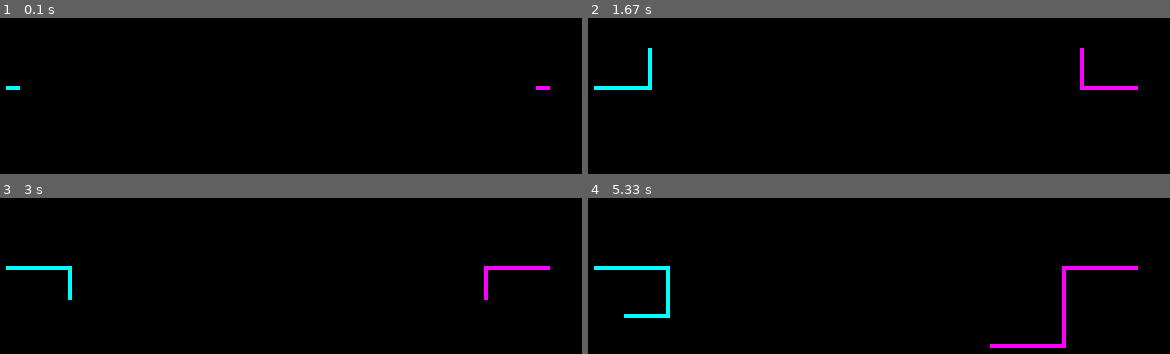
Above: before the commit, frames 1-4 (two rows, left to right).
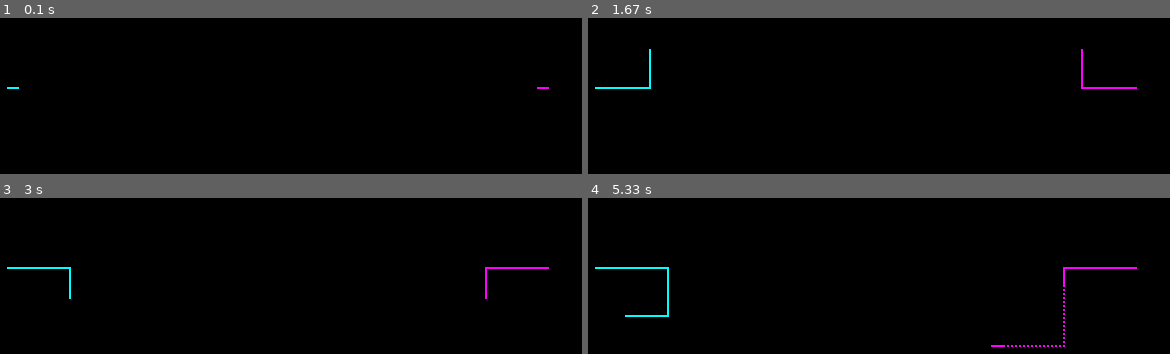
Above: after the commit, the same moments.

Repository: stanley-godfrey/Tron-Pygame
Game: pygame game, started from Tron.py
Same seed, same stepped clock (60 frames per second), same inputs: the game is played once before the commit and once after it.
Inputs:
- Up to frame 1 (0.1 s): no input
- Up to frame 2 (1.67 s): hold W 0.33-0.8 s; hold Right 0.33-0.8 s; hold Right 0.83-1.3 s; hold D 0.83-1.3 s; hold Up 1.33-1.63 s; hold W 1.33-1.63 s
- Up to frame 3 (3 s): hold Right 1.67-2.13 s; hold D 1.67-2.13 s; tap Right Shift at 1.82 s; hold Left 2.17-2.7 s; hold A 2.17-2.7 s; hold Down from 2.73 s (still down); hold S from 2.73 s (still down)
- Up to frame 4 (5.33 s): release Down at 3.03 s; release S at 3.03 s; hold Left 3.07-3.47 s; hold A 3.07-3.47 s; tap Right Shift at 3.22, 4.72 s; hold Up 3.5-3.87 s; hold W 3.5-3.87 s; hold Right 3.9-4.53 s; hold D 3.9-4.53 s; hold Down 4.57-4.93 s; hold S 4.57-4.93 s; hold Left from 4.97 s (still down); hold A from 4.97 s (still down)

The runs differ from the first frame. In frame 1, less than 0.1% of the frame differs, in the area x 1-95%, y 43-47%; in frame 2, 0.4%; in frame 3, 0.4%; in frame 4, 1.0%, in the area x 1-95%, y 43-97%.

Commit message:
Bug fixes

Diff:
--- a/Tron.py
+++ b/Tron.py
@@ -19,13 +19,13 @@
         self.colour = c
         self.boost = False  # is boost active
         self.start_boost = time.time()  # used to control boost length
-        self.rect = pygame.Rect(self.x - 2, self.y - 2, 4, 4)  # player rect object
+        self.rect = pygame.Rect(self.x - 1, self.y - 1, 2, 2)  # player rect object
 
     def __draw__(self):
         """
         method for drawing player
         """
-        self.rect = pygame.Rect(self.x - 2, self.y - 2, 4, 4)  # redefines rect
+        self.rect = pygame.Rect(self.x - 1, self.y - 1, 2, 2)  # redefines rect
         pygame.draw.rect(screen, self.colour, self.rect, 0)  # draws player onto screen
 
     def __move__(self):
@@ -76,7 +76,6 @@
         if event.type == pygame.QUIT:  # close button pressed
             done = True
         elif event.type == pygame.KEYDOWN:
-            print(event)
             # === Player 1 === #
             if event.key == pygame.K_w:
                 objects[0].bearing = (0, -2)
@@ -106,7 +105,9 @@
         if time.time() - o.start_boost >= 0.5:
             o.boost = False
 
-        if (o.rect, '1') in path or (o.rect, '2') in path:  # not yet traversed
+        if (o.rect, '1') in path or (o.rect, '2') in path \
+           or o.x < 0 or o.x > width or o.y < 0 \
+           or o.y > height:  # not yet traversed
             if (time.time() - check_time) >= 0.1:
                 check_time = time.time()
                 new = True
